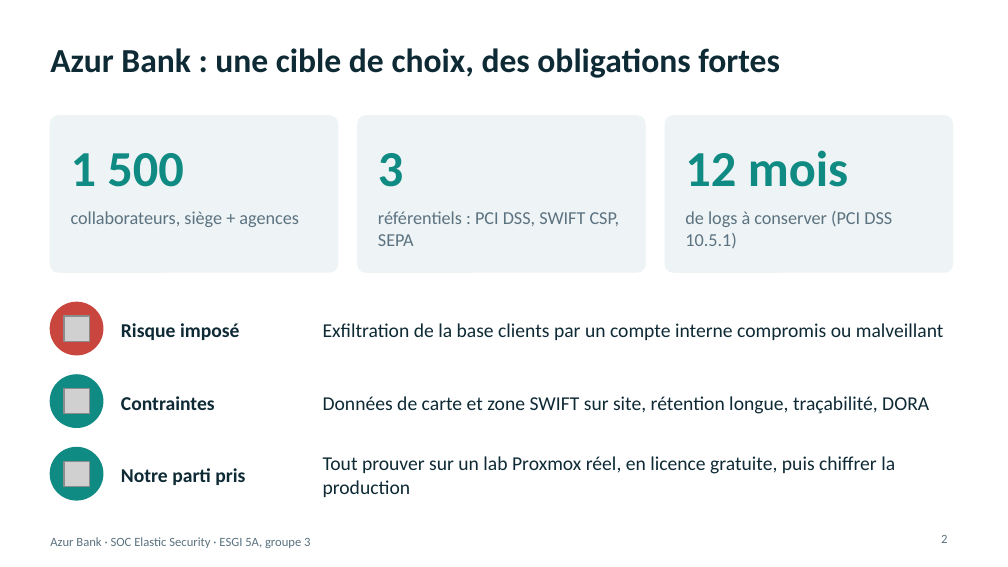
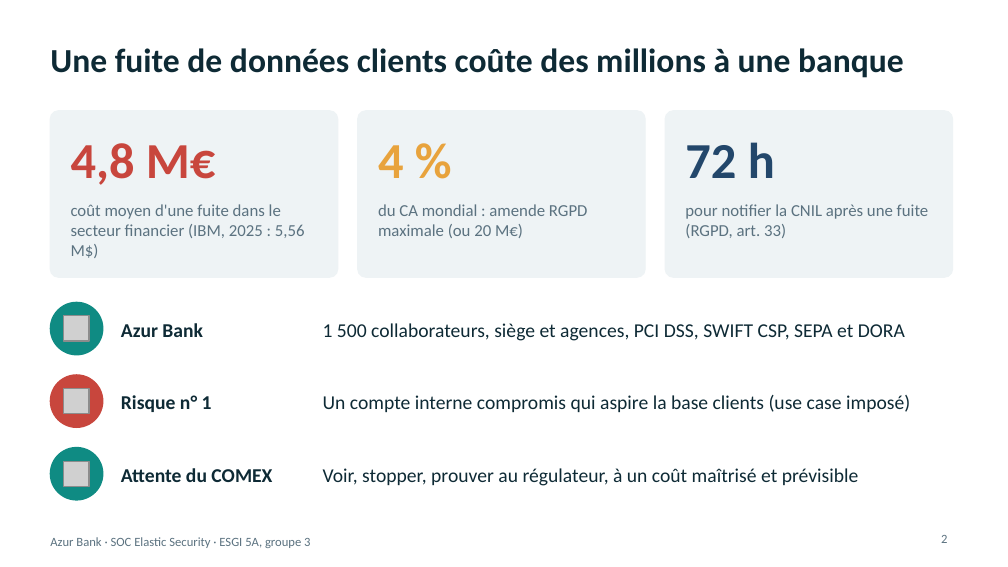
Before and after one commit to Jacob-dot-bit/soc-azur-bank-elastic, a slide deck: slide 2 of 05 - Soutenance (slides, dashboard, coût)/Soutenance_Azur_Bank_Elastic.odp. Drawn at 1008x567 pixels with LibreOffice and Linux fonts; fonts in the diff are those of the drawing; grey boxes stand for pictures. Boxes give left, top, right and bottom in pixels: in the first picture for what was removed or moved away, otherwise in the second. Text is boxed around its words. In the diff, an @@ line names an element or a change of style, - is before the commit and + after.

```diff
--- a/05 - Soutenance (slides, dashboard, coût)/Soutenance_Azur_Bank_Elastic.odp
+++ b/05 - Soutenance (slides, dashboard, coût)/Soutenance_Azur_Bank_Elastic.odp
@@ title at bbox=[50, 48, 904, 78]: text changed @@
-Azur Bank : une cible de choix, des obligations fortes
+Une fuite de données clients coûte des millions à une banque
@@ rounded rectangle: place and size @@
-rounded rectangle at bbox=[50, 116, 338, 272]
+rounded rectangle at bbox=[50, 111, 338, 277]
@@ rounded rectangle: place and size @@
-rounded rectangle at bbox=[358, 116, 645, 272]
+rounded rectangle at bbox=[358, 111, 645, 277]
@@ proportions changed in 3 elements at bbox=[50, 111, 338, 277], bbox=[358, 111, 645, 277], bbox=[665, 111, 953, 277] @@
@@ rounded rectangle: place and size @@
-rounded rectangle at bbox=[665, 116, 953, 272]
+rounded rectangle at bbox=[665, 111, 953, 277]
@@ text at bbox=[71, 143, 216, 185]: text changed; text colour #0F8B83 to #C8463D @@
-1 500
+4,8 M€
@@ text at bbox=[378, 145, 404, 178]: text changed; text colour #0F8B83 to #E8A33D @@
-3
+4 %
@@ text at bbox=[685, 142, 775, 178]: text changed; text colour #0F8B83 to #23476B @@
-12 mois
+72 h
@@ text at bbox=[71, 204, 305, 258]: text changed; size 13 to 12 pt @@
-collaborateurs, siège + agences
+coût moyen d'une fuite dans le secteur financier (IBM, 2025 : 5,56 M$)
@@ text at bbox=[378, 204, 588, 238]: text changed; size 13 to 12 pt @@
-référentiels : PCI DSS, SWIFT CSP, SEPA
+du CA mondial : amende RGPD maximale (ou 20 M€)
@@ text at bbox=[685, 204, 929, 238]: text changed; size 13 to 12 pt @@
-de logs à conserver (PCI DSS 10.5.1)
+pour notifier la CNIL après une fuite (RGPD, art. 33)
@@ ellipse at bbox=[50, 302, 103, 355]: fill #C8463D to #0F8B83; outline #C8463D 0.99 pt to #0F8B83 0.99 pt @@
@@ text at bbox=[121, 323, 203, 337]: text changed @@
-Risque imposé
+Azur Bank
@@ text at bbox=[323, 323, 905, 341]: text changed @@
-Exfiltration de la base clients par un compte interne compromis ou malveillant
+1 500 collaborateurs, siège et agences, PCI DSS, SWIFT CSP, SEPA et DORA
@@ ellipse at bbox=[50, 375, 103, 427]: fill #0F8B83 to #C8463D; outline #0F8B83 0.99 pt to #C8463D 0.99 pt @@
@@ text at bbox=[121, 395, 212, 412]: text changed @@
-Contraintes
+Risque n° 1
@@ text at bbox=[323, 395, 910, 412]: text changed @@
-Données de carte et zone SWIFT sur site, rétention longue, traçabilité, DORA
+Un compte interne compromis qui aspire la base clients (use case imposé)
@@ text at bbox=[121, 468, 272, 482]: text changed @@
-Notre parti pris
+Attente du COMEX
@@ text at bbox=[323, 468, 859, 486]: text changed @@
-Tout prouver sur un lab Proxmox réel, en licence gratuite, puis chiffrer la production
+Voir, stopper, prouver au régulateur, à un coût maîtrisé et prévisible
```
Also in this commit, not shown: 15 other slides changed, 8 slides added, 2 slides removed, 1 other file.
